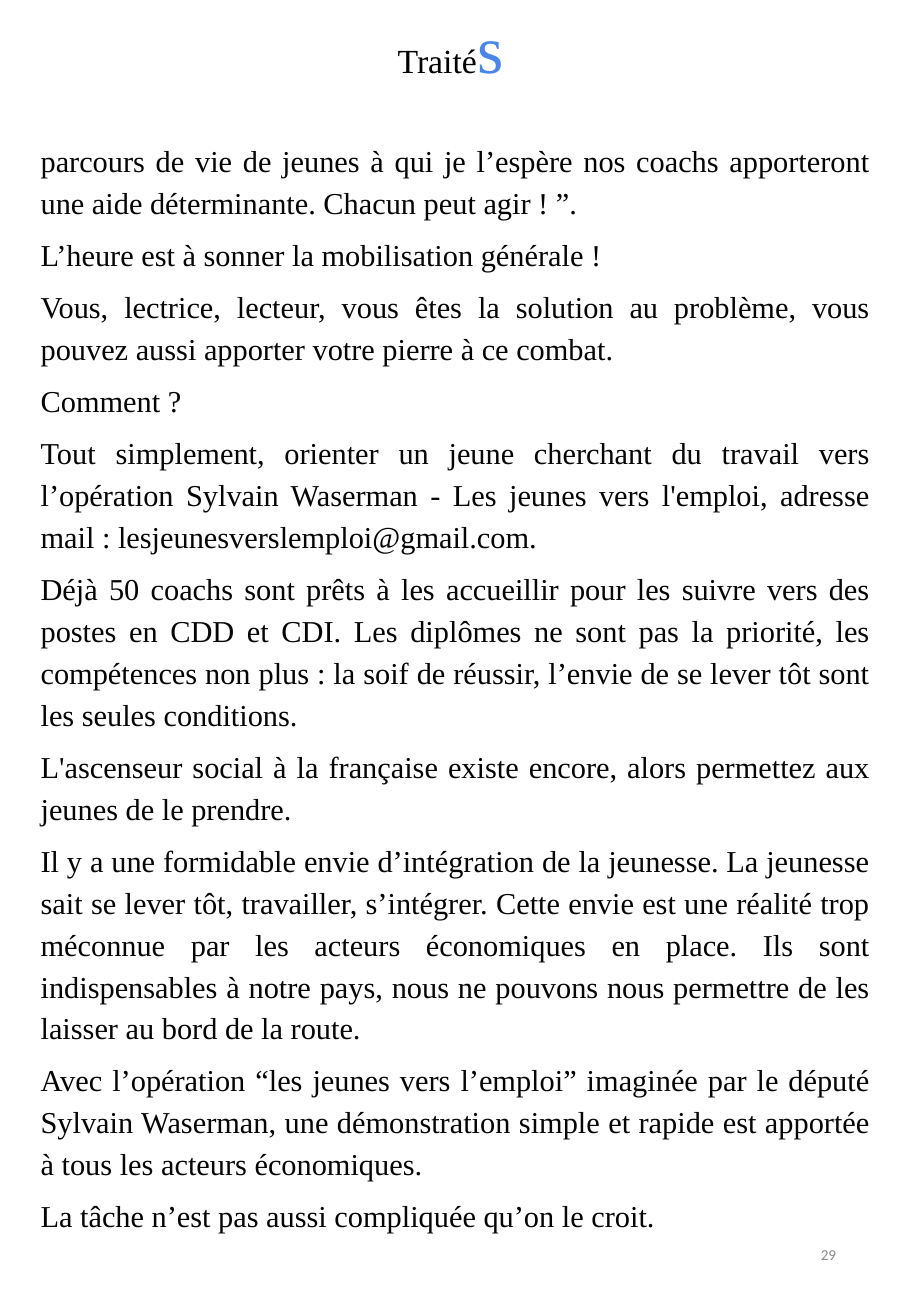
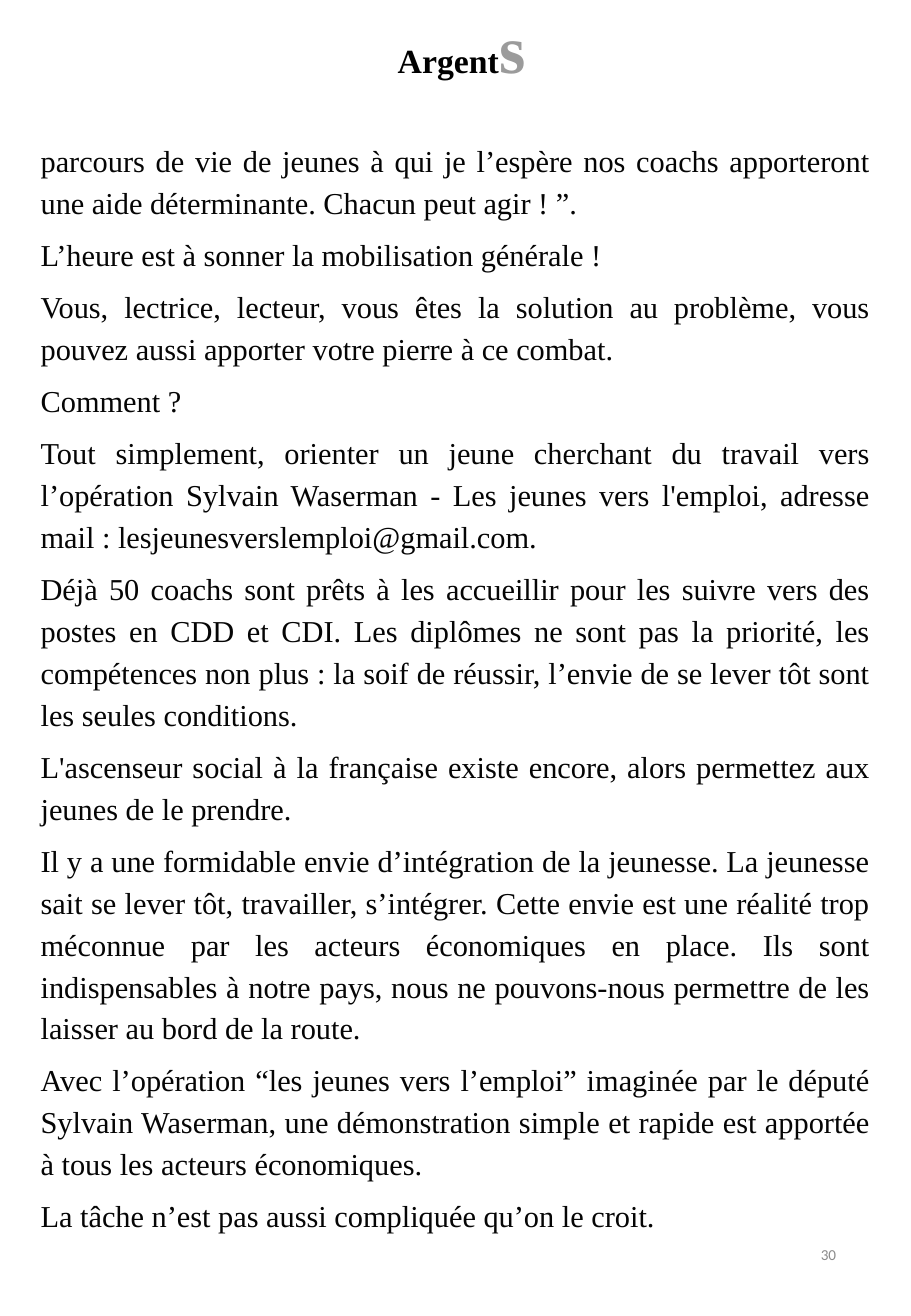
Before and after one commit to BenjaminLOUIS84/e_commerce, a slide deck: slide 30 of e_commerce/public/ppsx/tome3.ppsx (slide 29 before the commit). Drawn at 911x1316 pixels with LibreOffice and Linux fonts; fonts in the diff are those of the drawing. Boxes give left, top, right and bottom in pixels: in the first picture for what was removed or moved away, otherwise in the second. Text is boxed around its words. In the diff, an @@ line names an element or a change of style, - is before the commit and + after.

```diff
--- a/e_commerce/public/ppsx/tome3.ppsx
+++ b/e_commerce/public/ppsx/tome3.ppsx
@@ text at (x1=386, y1=0, x2=539, y2=95): text changed; bold on @@
-Traités
+Argents
@@ text at (x1=41, y1=850, x2=870, y2=1040): text changed @@
-Il y a une formidable envie d’intégration de la jeunesse. La jeunesse sait se lever tôt, travailler, s’intégrer. Cette envie est une réalité trop méconnue par les acteurs économiques en place. Ils sont indispensables à notre pays, nous ne pouvons nous permettre de les laisser au bord de la route.
+Il y a une formidable envie d’intégration de la jeunesse. La jeunesse sait se lever tôt, travailler, s’intégrer. Cette envie est une réalité trop méconnue par les acteurs économiques en place. Ils sont indispensables à notre pays, nous ne pouvons-nous permettre de les laisser au bord de la route.
@@ page number at (x1=821, y1=1250, x2=836, y2=1260): text changed @@
-29
+30
```
Also in this commit, not shown: 56 other slides changed, 2 slides added.
